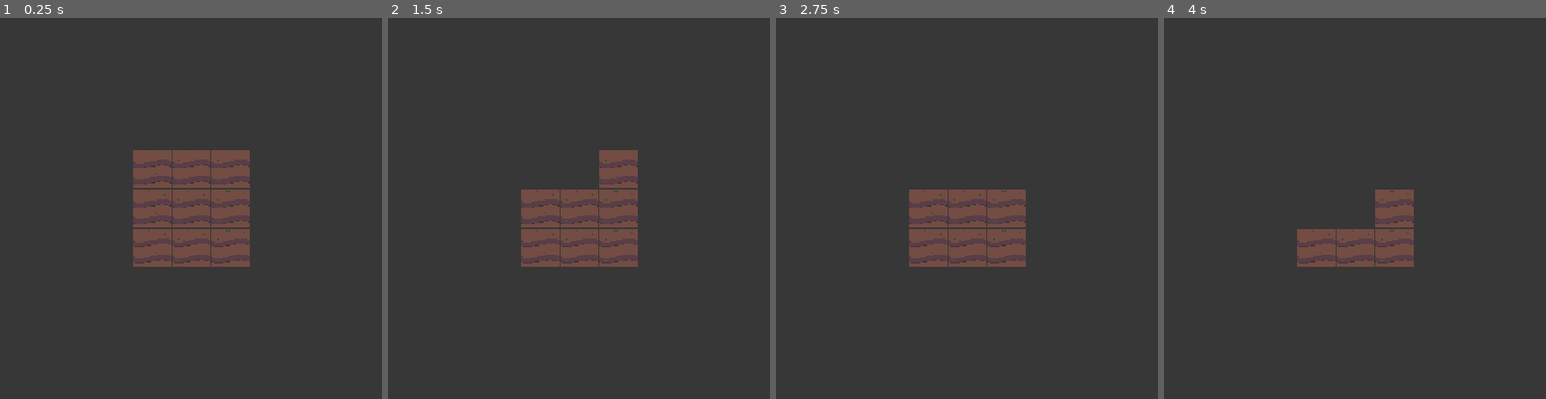
Above: before the commit, frames 1-4 (left to right).
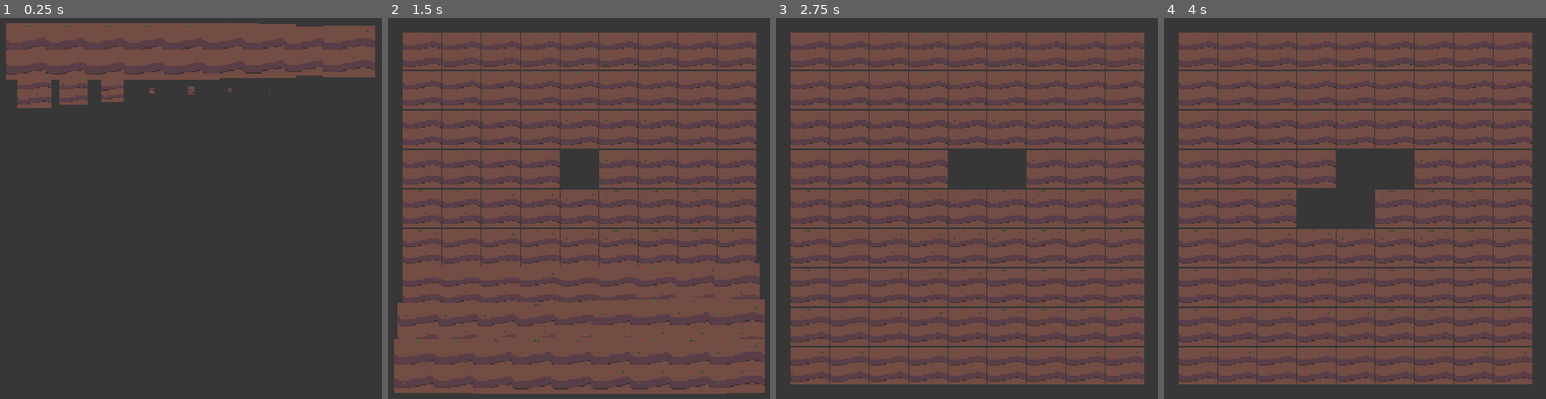
Above: after the commit, the same moments.

Repository: jakoofficial/DigNew
Game: Godot game, scene res://Scenes/DigArea.tscn
The game is run twice, just before and just after one commit, with the same random seed, the same clock (stepped at 60 frames per second) and the same inputs.
Inputs (mouse positions are in pixels of both pictures, inside the frame that each line leads up to):
- Up to frame 1 (0.25 s): no input
- Up to frame 2 (1.5 s): move the mouse to (540, 170) at 0.52 s; click (540, 170) at 0.67 s; move the mouse to (579, 170) at 1.27 s; click (579, 170) at 1.42 s
- Up to frame 3 (2.75 s): move the mouse to (1005, 170) at 2.02 s; click (1005, 170) at 2.17 s
- Up to frame 4 (4 s): tap Enter at 2.75 s; move the mouse to (1316, 208) at 2.77 s; click (1316, 208) at 2.92 s; tap Space at 3.5 s; move the mouse to (1355, 208) at 3.52 s; click (1355, 208) at 3.67 s

The runs differ from the first frame. In frame 1, 24% of the frame differs, in the area x 1-99%, y 1-66%; in frame 2, 76%, in the area x 1-99%, y 3-99%; in frame 3, 70%; in frame 4, 70%.

Commit message:
Added tween anim on spawn of spots

Diff:
--- a/Scripts/Bases/DigSpotBase.gd
+++ b/Scripts/Bases/DigSpotBase.gd
@@ -10,3 +10,5 @@
 func Destroy() -> void
 @abstract
 func GiveOre() -> void
+@abstract
+func Spawn() -> void
--- a/Scripts/Digs/dig_area.gd
+++ b/Scripts/Digs/dig_area.gd
@@ -28,6 +28,7 @@
 	#draw_line(Vector2(0,vSize.y/2), Vector2(vSize.x, vSize.y/2), Color.WHITE, 1)
 
 func Generate() -> void:
+	GM.digReady = false
 	var spacing = 2       # Spacing between spots
 	var spotSize = 64     # Size of each spot (64x64)
 	var pivot_offset = spotSize / 2 # Offset of the size of the spot
@@ -45,7 +46,16 @@
 			var spot: DigSpot = dig_spot.duplicate()
 			spot.area = self
 			spots.add_child(spot)
+			spot.hide()
 
 			# Position each spot with spacing
 			spot.global_position.x = spawnStartX + (x * (spotSize + spacing))+pivot_offset
 			spot.global_position.y = spawnStartY + (y * (spotSize + spacing))+pivot_offset
+
+	var time: float = 1.0
+	for c in spots.get_children():
+		c.show()
+		c.Spawn()
+		await get_tree().create_timer(time/(GM.xSpots*GM.ySpots)).timeout
+
+	GM.digReady = true
--- a/Scripts/Digs/dig_spot.gd
+++ b/Scripts/Digs/dig_spot.gd
@@ -9,7 +9,14 @@
 
 func GiveOre() -> void:
 	print("give ore")
-	pass
+
+var tween: Tween
+func Spawn() -> void:
+	if tween: tween.kill()
+	tween = get_tree().create_tween().bind_node(self).set_trans(Tween.TRANS_BOUNCE)
+	$Sprite2D.scale = Vector2(0, 0)
+	tween.tween_property($Sprite2D, "scale", Vector2(1.5,1.5), 0.2)
+	tween.tween_property($Sprite2D, "scale", Vector2(1.0,1.0), 0.5)
 
 var hovered: bool = false
 func _ready() -> void:
@@ -27,6 +34,7 @@
 
 
 func _process(delta: float) -> void:
+	if !GM.digReady: return #Fix Timing
 	if hovered:
 		if FK.JustPressed(AM.action("L_Click")):
 			Destroy()
--- a/Scripts/Globals/GameManager.gd
+++ b/Scripts/Globals/GameManager.gd
@@ -1,9 +1,10 @@
 extends Node
 
-var xSpots: int = 3
-var ySpots: int = 3
+var xSpots: int = 9
+var ySpots: int = 9
 
 var digspotHover: bool = false
+var digReady = false
 
 func _ready() -> void:
 	AM.initAction("L_Click", FKS.NewKey(MOUSE_BUTTON_LEFT, FKS.InputType.Mouse))
